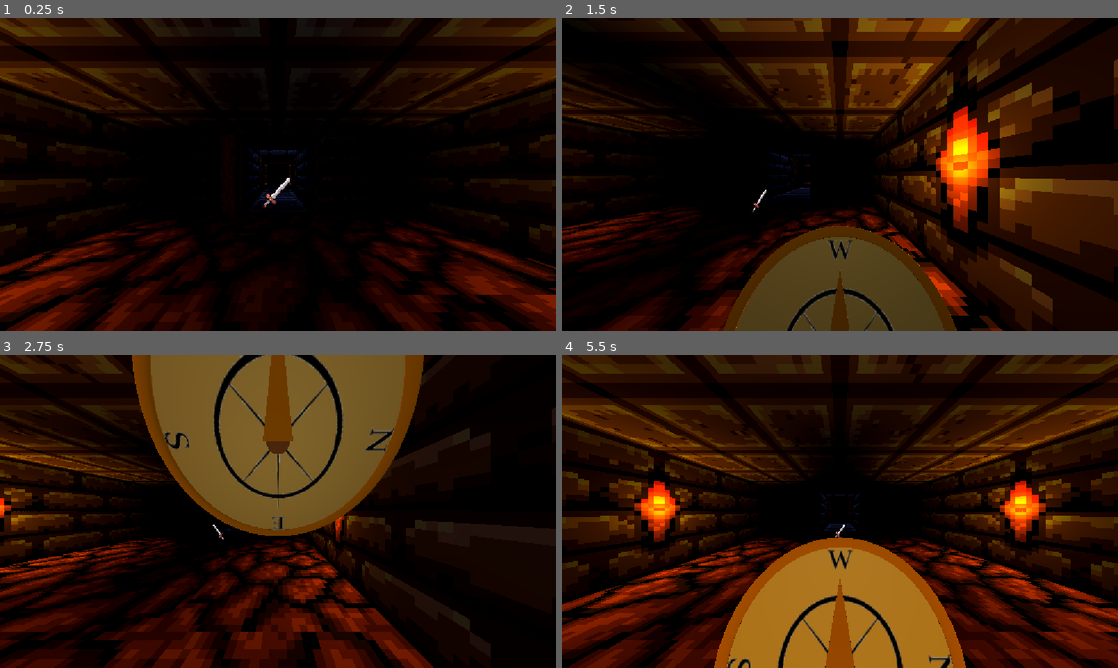
Above: before the commit, frames 1-4 (two rows, left to right).
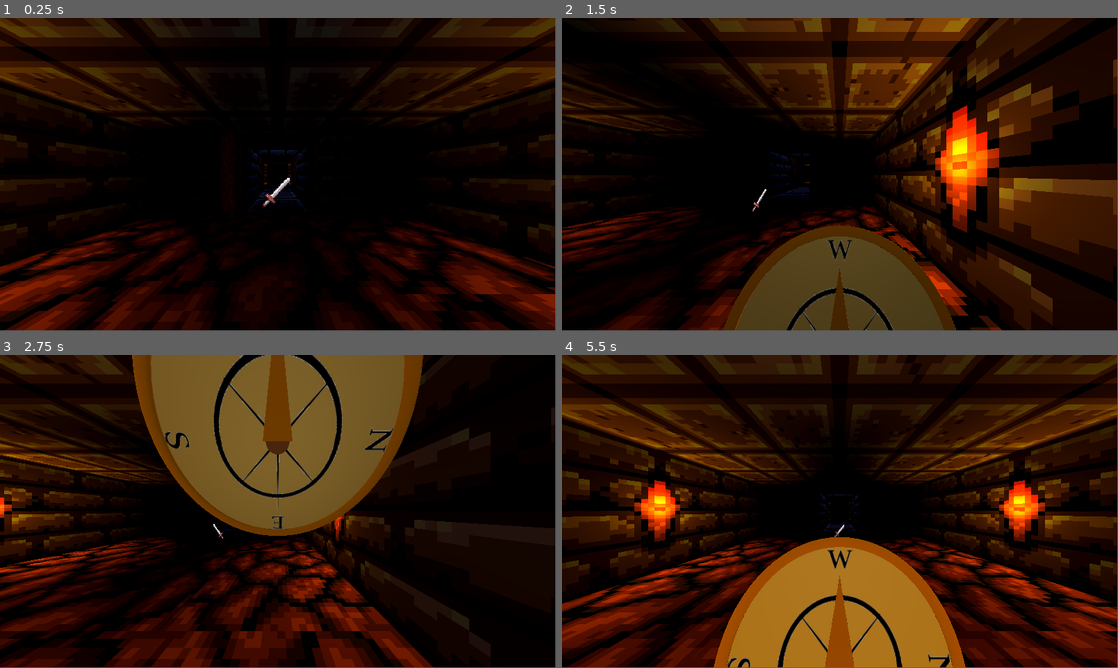
Above: after the commit, the same moments.

Repository: VladislavRusakov/Dungeon_Crawler_Godot
Game: Godot game, scene res://scenes/levels/Level1.tscn
The game is run twice, just before and just after one commit, with the same random seed, the same clock (stepped at 60 frames per second) and the same inputs.
Inputs (mouse positions are in pixels of both pictures, inside the frame that each line leads up to):
- Up to frame 1 (0.25 s): no input
- Up to frame 2 (1.5 s): move the mouse to (962, 158) at 0.52 s; hold D (right) 0.53-1.28 s; hold C (compass) 0.53-1.28 s; click (962, 158) at 0.67 s; move the mouse to (728, 190) at 1.27 s; hold S (back) from 1.28 s (still down); tap Ctrl (unlock_camera) at 1.35 s
- Up to frame 3 (2.75 s): tap Enter at 2 s; move the mouse to (333, 442) at 2.02 s; release S (back) at 2.03 s; hold D (right) from 2.03 s (still down); hold C (compass) from 2.03 s (still down)
- Up to frame 4 (5.5 s): move the mouse to (812, 574) at 2.77 s; release D (right) at 2.78 s; release C (compass) at 2.78 s; hold W (forward) 2.78-3.53 s; tap Ctrl (unlock_camera) at 2.85, 4.35 s; click (812, 574) at 2.92 s; move the mouse to (1006, 558) at 3.52 s; hold C (compass) 3.53-4.28 s; hold A (left) 3.53-5.03 s; move the mouse to (673, 464) at 4.27 s; tap Space at 5 s; move the mouse to (867, 511) at 5.02 s; hold S (back) from 5.03 s (still down); hold C (compass) from 5.03 s (still down); click (867, 511) at 5.17 s
The window is 800x450 before the commit and 799x449 after it. Grey fills any space a smaller window leaves; there, only what the larger window draws over its background counts as a difference.

The runs differ from the first frame. In frame 1, 2.1% of the frame differs, in the area x 0-100%, y 0-100%; in frame 2, 3.2%; in frame 3, 4.3%; in frame 4, 6.7%.

Commit message:
Restart 27.08.2026

Diff:
--- a/project.godot
+++ b/project.godot
@@ -12,12 +12,11 @@
 
 config/name="Dungeon Crawler"
 run/main_scene="res://scenes/levels/Level1.tscn"
-config/features=PackedStringArray("4.1", "Forward Plus")
+config/features=PackedStringArray("4.5", "Forward Plus")
 
 [display]
 
 window/size/mode=3
-window/stretch/mode="canvas_items"
 
 [editor_plugins]
 
@@ -27,61 +26,72 @@
 
 forward={
 "deadzone": 0.5,
-"events": [Object(InputEventKey,"resource_local_to_scene":fa …(172 unchanged characters)… eycode":87,"key_label":0,"unicode":119,"echo":false,"script":null)
+"events": [Object(InputEventKey,"resource_local_to_scene":fa …(172 unchanged characters)… eycode":87,"key_label":0,"unicode":119,"location":0,"echo":false,"script":null)
 ]
 }
 back={
 "deadzone": 0.5,
-"events": [Object(InputEventKey,"resource_local_to_scene":fa …(172 unchanged characters)… eycode":83,"key_label":0,"unicode":115,"echo":false,"script":null)
+"events": [Object(InputEventKey,"resource_local_to_scene":fa …(172 unchanged characters)… eycode":83,"key_label":0,"unicode":115,"location":0,"echo":false,"script":null)
 ]
 }
 left={
 "deadzone": 0.5,
-"events": [Object(InputEventKey,"resource_local_to_scene":fa …(171 unchanged characters)… keycode":65,"key_label":0,"unicode":97,"echo":false,"script":null)
+"events": [Object(InputEventKey,"resource_local_to_scene":fa …(171 unchanged characters)… keycode":65,"key_label":0,"unicode":97,"location":0,"echo":false,"script":null)
 ]
 }
 right={
 "deadzone": 0.5,
-"events": [Object(InputEventKey,"resource_local_to_scene":fa …(172 unchanged characters)… eycode":68,"key_label":0,"unicode":100,"echo":false,"script":null)
+"events": [Object(InputEventKey,"resource_local_to_scene":fa …(172 unchanged characters)… eycode":68,"key_label":0,"unicode":100,"location":0,"echo":false,"script":null)
 ]
 }
 rotate_left={
 "deadzone": 0.5,
-"events": [Object(InputEventKey,"resource_local_to_scene":fa …(172 unchanged characters)… eycode":81,"key_label":0,"unicode":113,"echo":false,"script":null)
+"events": [Object(InputEventKey,"resource_local_to_scene":fa …(172 unchanged characters)… eycode":81,"key_label":0,"unicode":113,"location":0,"echo":false,"script":null)
 ]
 }
 rotate_right={
 "deadzone": 0.5,
-"events": [Object(InputEventKey,"resource_local_to_scene":fa …(172 unchanged characters)… eycode":69,"key_label":0,"unicode":101,"echo":false,"script":null)
+"events": [Object(InputEventKey,"resource_local_to_scene":fa …(172 unchanged characters)… eycode":69,"key_label":0,"unicode":101,"location":0,"echo":false,"script":null)
 ]
 }
 unlock_camera={
 "deadzone": 0.5,
-"events": [Object(InputEventKey,"resource_local_to_scene":fa …(175 unchanged characters)… l_keycode":0,"key_label":0,"unicode":0,"echo":false,"script":null)
+"events": [Object(InputEventKey,"resource_local_to_scene":fa …(175 unchanged characters)… l_keycode":0,"key_label":0,"unicode":0,"location":0,"echo":false,"script":null)
 ]
 }
 map={
 "deadzone": 0.5,
-"events": [Object(InputEventKey,"resource_local_to_scene":fa …(175 unchanged characters)… ode":4194306,"key_label":0,"unicode":0,"echo":false,"script":null)
+"events": [Object(InputEventKey,"resource_local_to_scene":fa …(175 unchanged characters)… ode":4194306,"key_label":0,"unicode":0,"location":0,"echo":false,"script":null)
 ]
 }
 menu={
 "deadzone": 0.5,
-"events": [Object(InputEventKey,"resource_local_to_scene":fa …(175 unchanged characters)… ode":4194305,"key_label":0,"unicode":0,"echo":false,"script":null)
+"events": [Object(InputEventKey,"resource_local_to_scene":fa …(175 unchanged characters)… ode":4194305,"key_label":0,"unicode":0,"location":0,"echo":false,"script":null)
 ]
 }
 compass={
 "deadzone": 0.5,
-"events": [Object(InputEventKey,"resource_local_to_scene":fa …(171 unchanged characters)… keycode":67,"key_label":0,"unicode":99,"echo":false,"script":null)
+"events": [Object(InputEventKey,"resource_local_to_scene":fa …(171 unchanged characters)… keycode":67,"key_label":0,"unicode":99,"location":0,"echo":false,"script":null)
 ]
 }
 inventory={
 "deadzone": 0.5,
-"events": [Object(InputEventKey,"resource_local_to_scene":fa …(171 unchanged characters)… keycode":66,"key_label":0,"unicode":98,"echo":false,"script":null)
+"events": [Object(InputEventKey,"resource_local_to_scene":fa …(171 unchanged characters)… keycode":66,"key_label":0,"unicode":98,"location":0,"echo":false,"script":null)
 ]
 }
 screen_mode_switch={
 "deadzone": 0.5,
-"events": [Object(InputEventKey,"resource_local_to_scene":fa …(175 unchanged characters)… ode":4194342,"key_label":0,"unicode":0,"echo":false,"script":null)
+"events": [Object(InputEventKey,"resource_local_to_scene":fa …(175 unchanged characters)… ode":4194342,"key_label":0,"unicode":0,"location":0,"echo":false,"script":null)
 ]
 }
+
+[shader_globals]
+
+resolution={
+"type": "vec2",
+"value": Vector2(320, 240)
+}
+color_depth={
+"type": "float",
+"value": 32.0
+}
--- a/scenes/player/player.tscn
+++ b/scenes/player/player.tscn
@@ -240,6 +240,7 @@
 
 [node name="Compas" parent="." instance=ExtResource("10_ma0r3")]
 transform = Transform3D(1, 0, 0, 0, -0.992545, 0.121874, 0, -0.121874, -0.992545, 0, 0.08, 0.13)
+visible = false
 
 [node name="PauseMenu" parent="." instance=ExtResource("11_7354w")]
 visible = false
--- /dev/null
+++ b/shaders/compas_shader.gdshader
@@ -0,0 +1,18 @@
+shader_type spatial;
+render_mode world_vertex_coords, specular_disabled, vertex_lighting;
+
+global uniform vec2 resolution;
+uniform sampler2D color_texture: source_color, filter_nearest;
+uniform float vertex_wobble: hint_range(0.0, 1.0, 0.01) = 1.0;
+
+void vertex() {
+	vec4 position = PROJECTION_MATRIX * VIEW_MATRIX * vec4(VERTEX, 1.0);
+	vec2 snapping = resolution * vertex_wobble;
+	vec2 screen_position = round(position.xy * snapping) / snapping;
+	POSITION = vec4(screen_position, position.zw);
+
+}
+
+void fragment() {
+
+}
--- /dev/null
+++ b/shaders/post_processing.gdshader
@@ -0,0 +1,28 @@
+shader_type spatial;
+render_mode unshaded, depth_draw_always, cull_disabled;
+
+global uniform vec2 resolution;
+global uniform float color_depth;
+
+uniform sampler2D screen_texture: hint_screen_texture, filter_nearest;
+uniform float dither_amount: hint_range(0.0, 1.0, 0.01) = 0.5;
+
+const mat4 bayer_matrix = (1.0 / 16.0) * mat4(
+	vec4(0.0, 8.0, 2.0, 10.0),
+	vec4(12.0, 4.0, 14.0, 6.0),
+	vec4(3.0, 11.0, 1.0, 9.0),
+	vec4(15.0, 7.0, 13.0, 9.0)
+) - 0.5;
+
+void vertex() {
+	POSITION = vec4(VERTEX.xy, 1.0, 1.0);
+}
+
+void fragment() {
+	vec2 uv = floor(SCREEN_UV * resolution) / resolution;
+	ivec2 int_uv = ivec2(uv * resolution);
+	vec3 color = texture(screen_texture, uv).rgb;
+	vec3 dithered_color = color + bayer_matrix[int_uv.x % 4][int_uv.y % 4] / color_depth * dither_amount;
+	vec3 quantized_color = round(dithered_color * color_depth) / color_depth;
+	ALBEDO = quantized_color;
+}
Not shown, added: addons/level_block/level_block.gd.uid
Not shown, added: addons/level_block/level_block_gizmo.gd.uid
Not shown, added: addons/level_block/level_block_inspector.gd.uid
Not shown, added: addons/level_block/level_block_node.gd.uid
Not shown, added: addons/level_block/src/navmesh_parser.gd.uid
Not shown, added: addons/level_block/texture_selector.gd.uid
Not shown, added: inventory/Scripts/inventory.gd.uid
Not shown, added: inventory/Scripts/inventory_interface.gd.uid
Not shown, added: inventory/Scripts/slot.gd.uid
Not shown, added: inventory/inventory_data.gd.uid
Not shown, added: inventory/pickup/pick_up.gd.uid
Not shown, added: inventory/slot_data.gd.uid
(and 20 more such lines)
